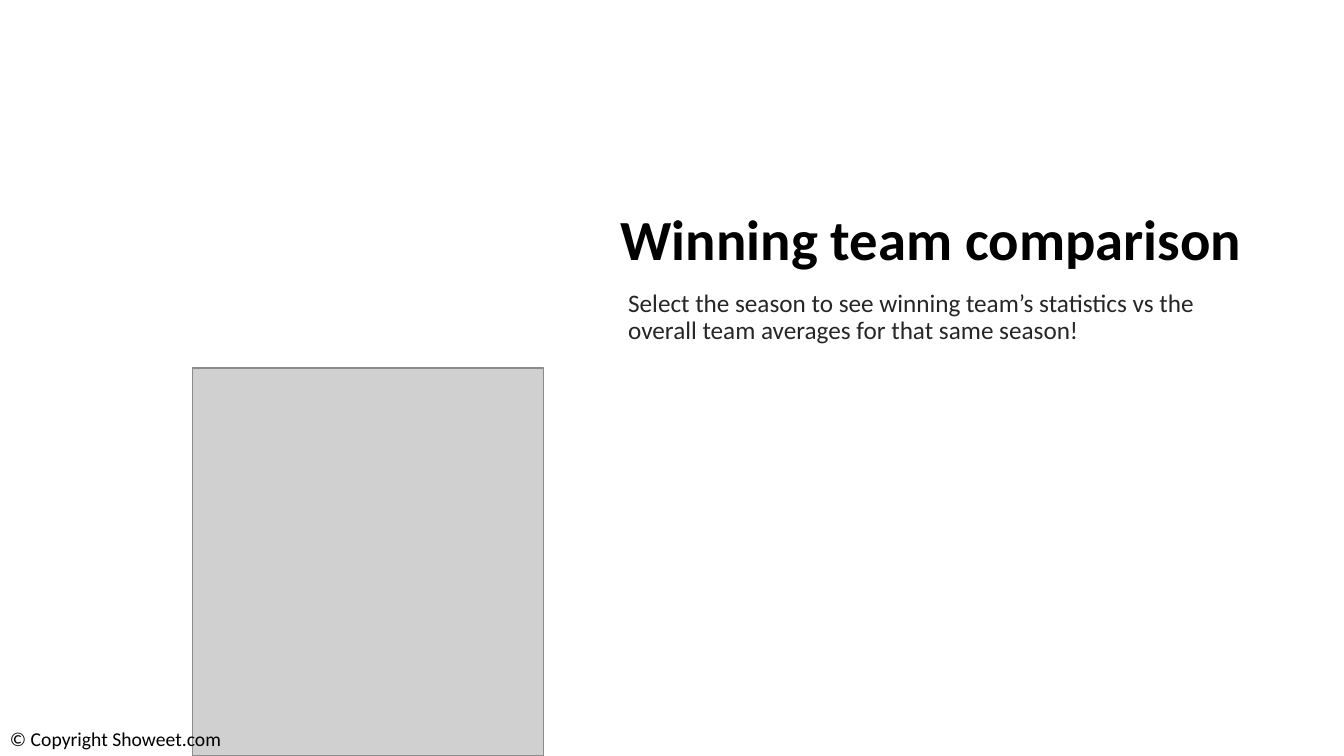
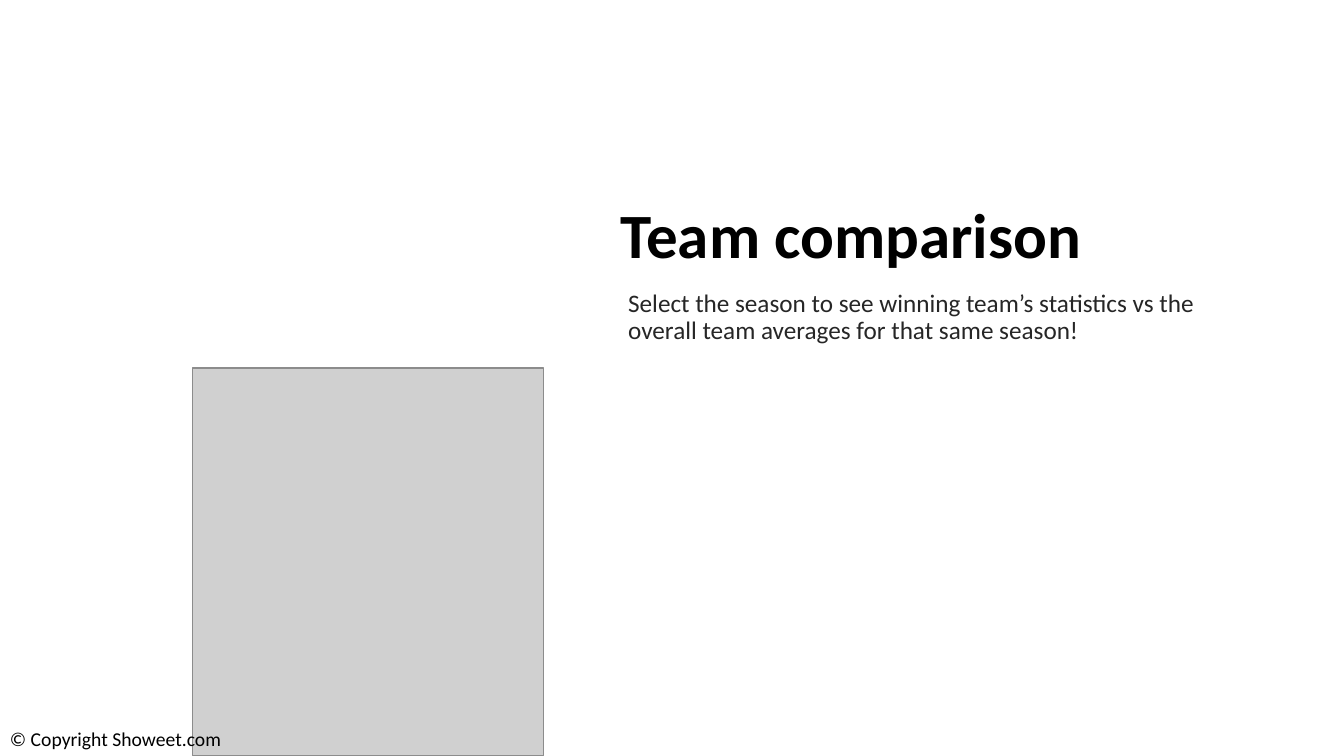
Before and after one commit to joeldemontigny/project-sports-analytics-NHL-2.0, a slide deck: slide 7 of project-sports-analytics-nhl2.0v2.pptx. Drawn at 1344x756 pixels with LibreOffice and Linux fonts; fonts in the diff are those of the drawing; grey boxes stand for pictures; background and template pictures are left out. Boxes give left, top, right and bottom in pixels: in the first picture for what was removed or moved away, otherwise in the second. Text is boxed around its words. In the diff, an @@ line names an element or a change of style, - is before the commit and + after.

```diff
--- a/project-sports-analytics-nhl2.0v2.pptx
+++ b/project-sports-analytics-nhl2.0v2.pptx
@@ title at box(621, 213, 1082, 268): text changed; size 40.5 to 45 pt @@
-Winning team comparison
+Team comparison
```
Also in this commit, not shown: 1 other slide changed, 2 slides added, 2 slides removed.
